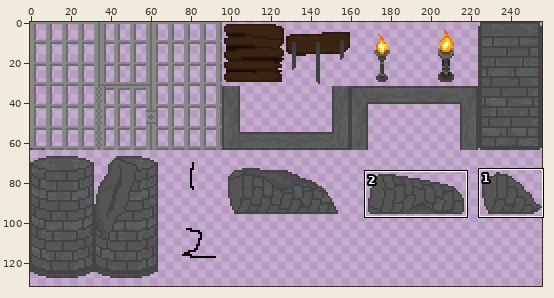
Edited in one commit: sprite sheet (Assets/2. Sprites/Background/3_Act_Prison/03_Prison_Palette_02.png). Above: a wide view before the commit, with the close-up outlined.
Close-up. The starting point:
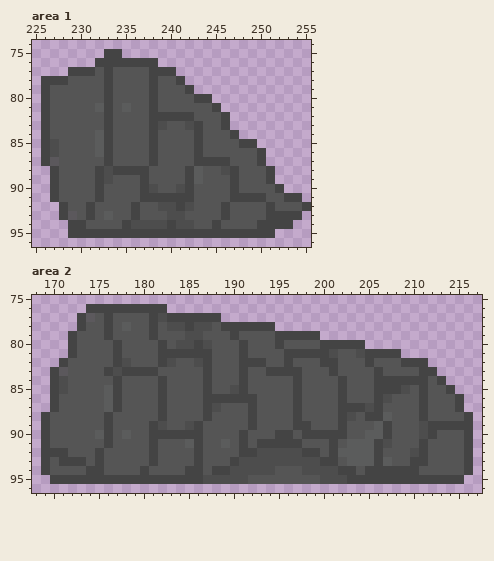
The file is 256x256 pixels. Colours within 5 levels of each other are drawn and written as one. Shown: area 1: x 225..255, y 74..96; area 2: x 168..217, y 75..96. The wide view leaves out empty margins. The commit also changed other parts of the picture, which this record leaves out.
And afterwards:
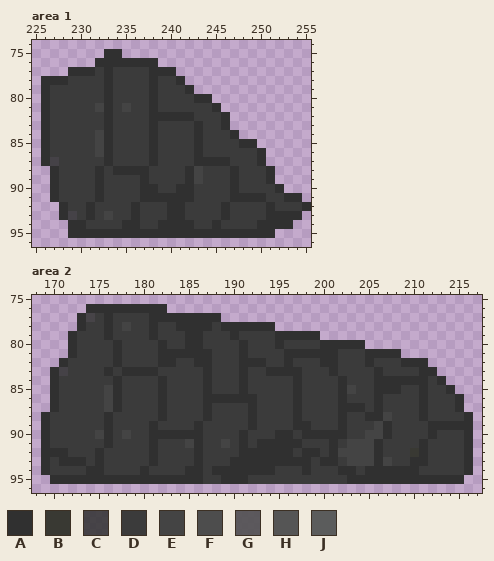
Palette (. is transparent): A #303030  B #393933  C #373737e2  D #3b3b3b  E #444444  F #4d4d4d  G #4f4f4fe2  H #555555  J #5b5c5c
Changes in this commit:
Changed rows in their new state; - is an unchanged pixel.
Area 1:
first column x 226:
75 -------AA---------------------
76 ------AAAAAAA-----------------
77 ---AAADADDDDAAA---------------
78 AAADDDDADDDDADDA--------------
79 ADDDDDDADDDDADDDA-------------
80 ADDDDDDADDDDADDDDAA-----------
81 ADDDDDEADEDDADDDDDDA----------
82 ADDDDDDADDDDAAAAADDDA---------
83 ADDDDDDADDDDADDDDADDA---------
84 ADDDDDEADDDDADDDDADDDA--------
85 ADDDDDEADDDDADDDDADDDDAA------
86 ADDDDDEADDDDADDDDADDDDDDA-----
87 ACDDDDDADDDDADDDDAAAADDDA-----
88 -ADDDDADAAAADDDDAEDDDADDDA----
89 -ADDDDADDDDADDDDAEDDDADDDA----
90 -ADDDDADDDDAADDAADDDDADDDDA---
91 -ADDDDADDDDAAAAAADDDDAAAADDAA-
92 --ADDADDDDADDDAADDDDADDDDADDDA
93 --ACDADEDDADDDAADDDDADDDDAAAA-
94 ---AADDDDAADDAAAADDADDDDAAAA--
95 ---AAAAAAAAAAAAAAAAAAAAAAA----
Area 2:
first column x 169:
76 -----AAAAAAAAA----------------------------------
77 ----ACDADDDDAAAAAAAA----------------------------
78 ----ADDADEDDADDAAAADAAAAAA----------------------
79 ---ADDDADDDDADDDAADDDADDDDAAAAA-----------------
80 ---ADDDDADDDDADDAADDDDADDDADDDDAAAAA------------
81 ---ADDDDADDDDAAAAAADDDADDDDAAAAAADDDAAAA--------
82 --ADDDDDADDDDAADDAADDDAAADDADDDAADDDADDDAAA-----
83 -ACDDDDADAAAADDDDDADDDADDAAAADDDADDDDADDDDAA----
84 -ADDDDDDADDDDADDDDADDDADDDDDADDDDADDDAAAAAADA---
85 -ADDDDDEADDDDADDDDADDDADDDDDADDDDAEDDAAADDADDA--
86 -ADDDDDEADDDDADDDDAAAAAADDDDADDDDADDDADDDDADDDA-
87 -ADDDDDEADDDDADDDDADDDDADDDDADDDDAAADADDDDADDDA-
88 ADDDDDDADDDDDADDDDADDDDADDDDADDDDADDAAEDDDADDDDA
89 ADDDDDDADDDDADDDDADDDDDADDDDAADDDADDDEADDDDAAAAA
90 ADDDDDEADEDDAAAAAADDDDADDDAADAAAAADDEEADDDDADDDA
91 ADDDDDDADDDDADDDEADDEDADAAAAADDDADEEEADDDDADDDDA
92 AAADDDADDDDDADDDDADDDDAAAAAADAADAEEEEADDDBADDDDA
93 ADAAADADDDDDADDDDADDDAAAAAAAAADAADEEEAEDDAADDDDA
94 ADDDDAADDDDADDDDAADAAAAAAADDDADDDAADAAAAAADDDDDA
95 -AAAAAAAAAAAAAAAAADDAAADDDDDDDDDDDAAAAAAAAAAAAA-
